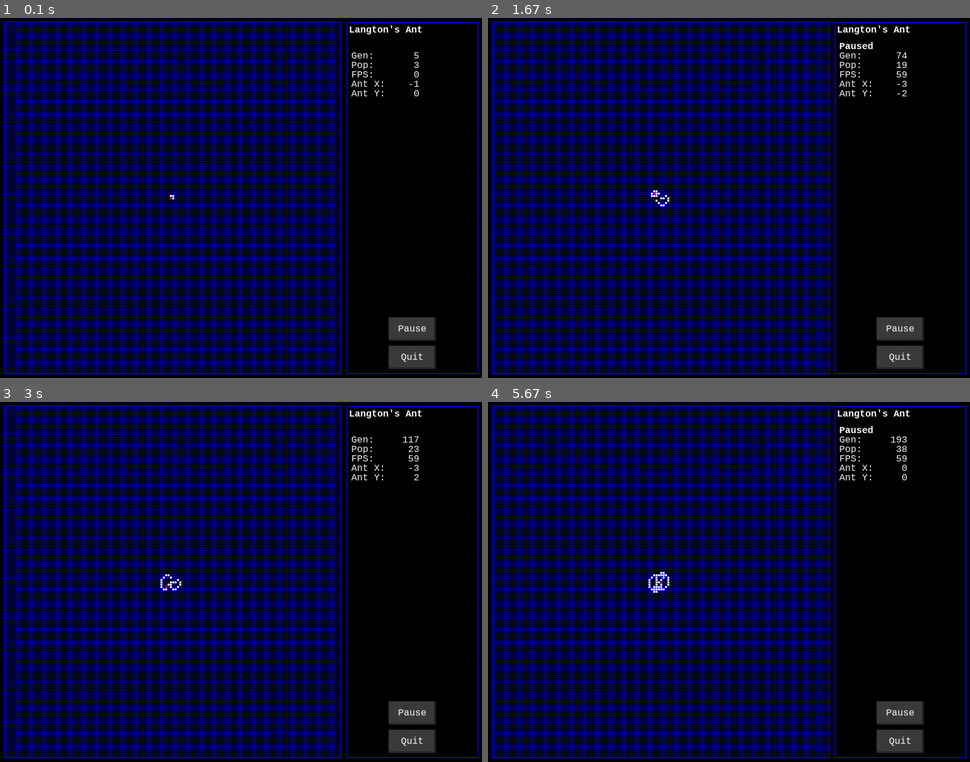
Above: before the commit, frames 1-4 (two rows, left to right).
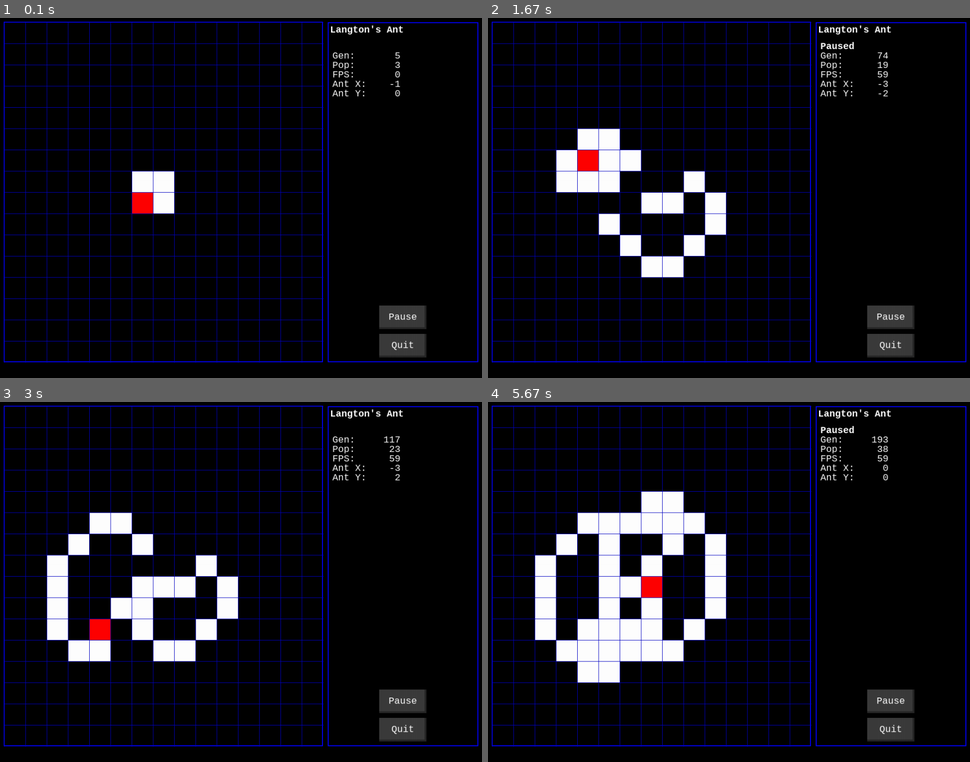
Above: after the commit, the same moments.

Repository: simulatine/100DaysOfCode
Game: pygame game, started from Pygame/langton.py
The game is run twice, just before and just after one commit, with the same random seed, the same clock (stepped at 60 frames per second) and the same inputs.
Inputs:
- Up to frame 1 (0.1 s): no input
- Up to frame 2 (1.67 s): hold Right 0.33-0.8 s; hold Up 0.83-1.13 s; tap Space at 0.9, 1.23, 1.53 s; hold Right 1.17-1.63 s
- Up to frame 3 (3 s): hold Left 1.67-2.2 s; tap Space at 1.73, 2.03, 2.3, 2.63, 2.93 s; hold Down 2.23-2.53 s; hold Left 2.57-2.97 s
- Up to frame 4 (5.67 s): hold Up 3-3.37 s; tap Space at 3.07, 3.47, 3.77, 4.13, 4.53, 4.83, 5.03, 5.33, 5.53 s; hold Right 3.4-4.03 s; hold Down 4.07-4.43 s; hold Left 4.47-4.93 s; hold Right 4.97-5.43 s; hold Up from 5.47 s (still down)

The runs differ from the first frame. In frame 1, 41% of the frame differs, in the area x 0-100%, y 1-100%; in frame 2, 43%; in frame 3, 43%; in frame 4, 45%.

Commit message:
Completed refactoring, checked code complexity with radon

Diff:
--- a/Pygame/sim.py
+++ b/Pygame/sim.py
@@ -136,7 +136,7 @@
 
         self.margin_x = 10
         self.margin_y = 10
-        self.cell_size = 5
+        self.cell_size = 45
         if self.display_width >= self.display_height:
             self.layout = LANDSCAPE
             # Make the main grid 70% of the window width
@@ -407,7 +407,7 @@
 
         # Display the current generation number
         self.draw_text(
-            "Gen:   {:>5}".format(self.generation),
+            "Gen: {:>7}".format(self.generation),
             TEXTCOLOR,
             BGCOLOR,
             self.dashboard.left + x + self.dash_offset_x,
@@ -415,7 +415,7 @@
         )
         # Display the current population
         self.draw_text(
-            "Pop:   {:>5}".format(self.population),
+            "Pop: {:>7}".format(self.population),
             TEXTCOLOR,
             BGCOLOR,
             self.dashboard.left + x + self.dash_offset_x * 2,
@@ -423,7 +423,7 @@
         )
         # Display the current simulation update rate in frames per second
         self.draw_text(
-            "FPS:   {:>5}".format(int(self.clock.get_fps())),
+            "FPS: {:>7}".format(int(self.clock.get_fps())),
             TEXTCOLOR,
             BGCOLOR,
             self.dashboard.left + x + self.dash_offset_x * 3,
